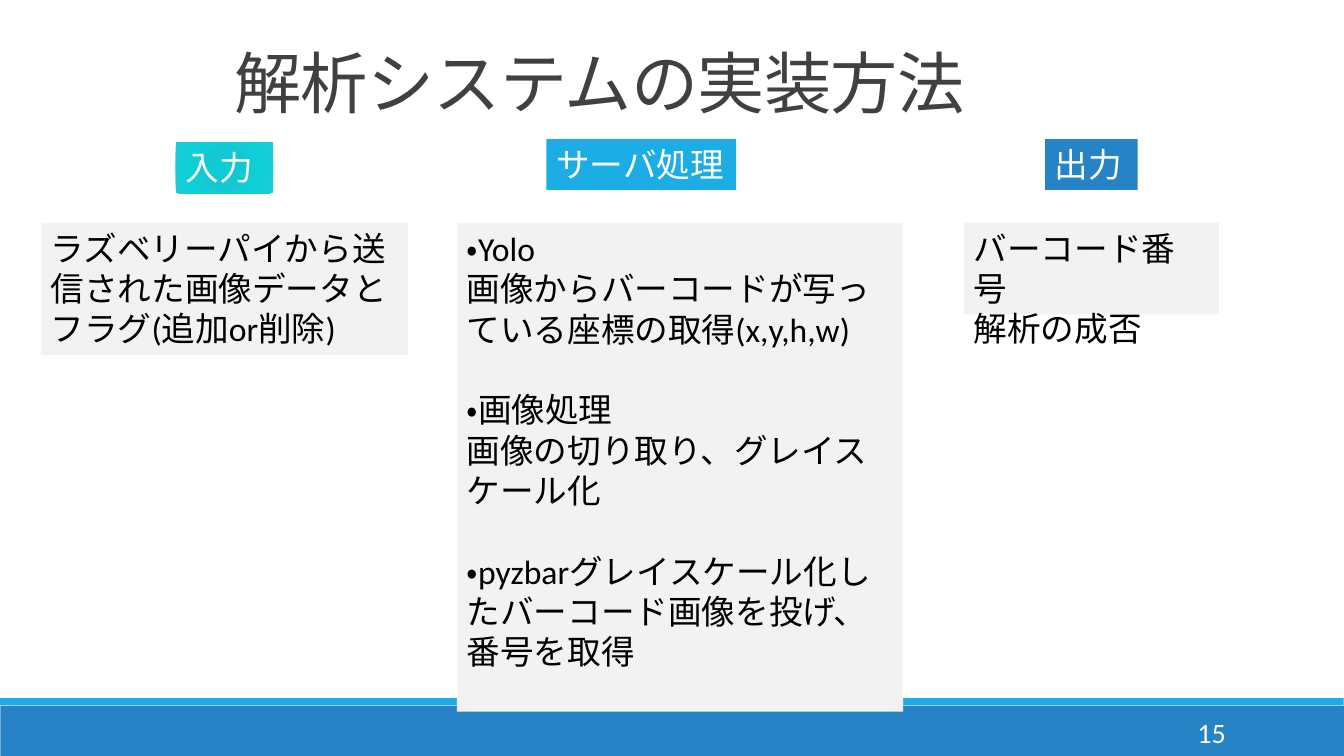
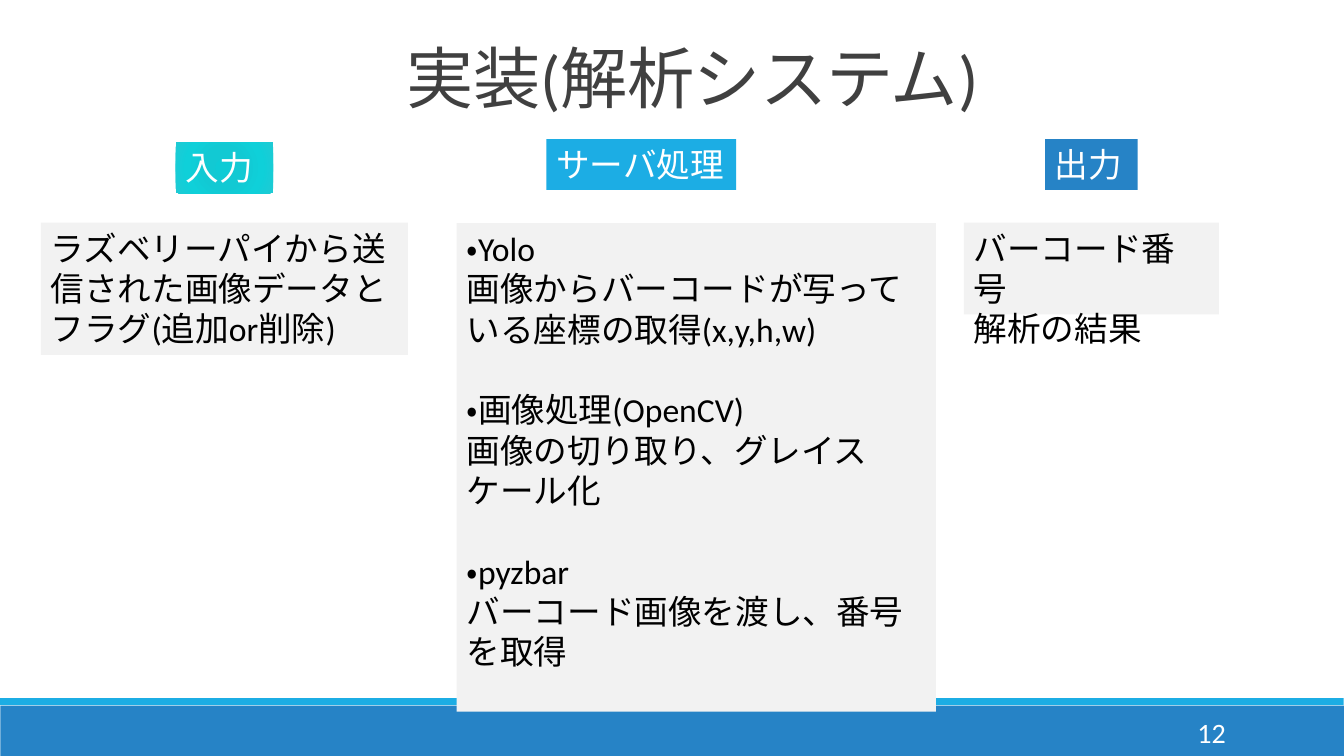
Before and after one commit to DJ956/YoloBarcodeReader, a slide deck: slide 13 of プレゼン/enpit_dan.pptx (slide 16 before the commit). Drawn at 1344x756 pixels with LibreOffice and Linux fonts; fonts in the diff are those of the drawing. Boxes give left, top, right and bottom in pixels: in the first picture for what was removed or moved away, otherwise in the second. Text is boxed around its words. In the diff, an @@ line names an element or a change of style, - is before the commit and + after.

```diff
--- a/プレゼン/enpit_dan.pptx
+++ b/プレゼン/enpit_dan.pptx
@@ title at (407,46,979,112): text changed @@
-解析システムの実装方法
+実装(解析システム)
@@ rectangle "・Yolo": place and size @@
-rectangle "・Yolo" at (457,223,903,712)
+rectangle "・Yolo" at (457,223,936,712)
@@ text in rectangle at (974,312,1142,344): text changed @@
-解析の成否
+解析の結果
@@ text in rectangle at (467,394,744,428): text changed @@
-・画像処理
+・画像処理(OpenCV)
@@ text in rectangle at (467,560,904,667): text changed @@
-・pyzbarグレイスケール化したバーコード画像を投げ、番号を取得
+・pyzbar
+バーコード画像を渡し、番号を取得
@@ page number at (1197,725,1225,743): text changed @@
-15
+12
```
Also in this commit, not shown: 5 other slides changed, 7 slides added, 8 slides removed, 1 other file.
